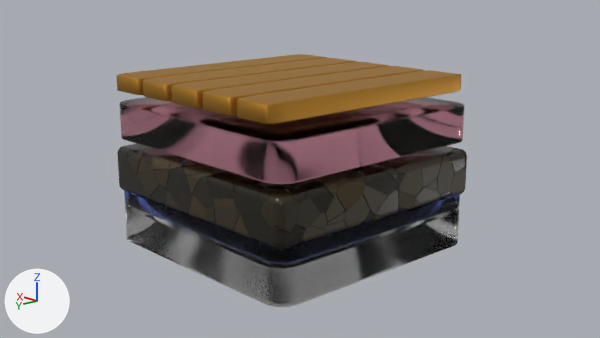
An edit to the Blender file docs/项目文档/TODO/设备堆栈.blend, drawn before and after from the same camera.
Camera for both pictures: the file's camera 'Camera'. Arrows for +X, +Y and +Z are at lower left; the lights stay in place.
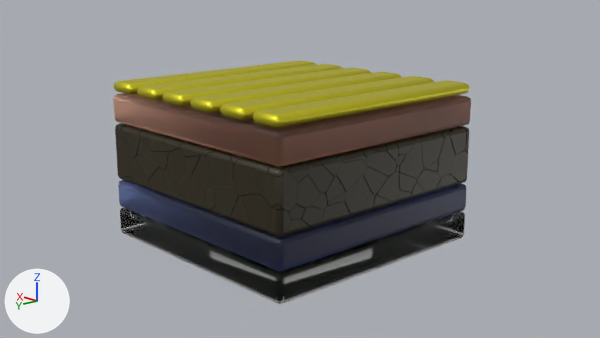
The change, as a list of edits to the scene's bpy script:
```text
Add mat_material_011:
    mat_material_011 = bpy.data.materials.new('Material.011')
    # nodes: BsdfPrincipled, Bump, HueSaturation, Mapping, OutputMaterial, TexCoord, TexVoronoi, ValToRGB
    # colours: dark blue #1b4d79, dark blue #38577c, blue #333f80
Add me_cube:
    me_cube.from_pydata(...)  # a box spanning x -1.0..1.0, y -1.0..1.0, z -0.11..0.11
    me_cube.polygons.foreach_set('use_smooth', [True] * 6)
    me_cube.materials.append(mat_material_012)  # white #e7e7e7
Remove ob_cube_006:
    ob_cube_006 = bpy.data.objects.new('Cube.006', me_cube_006)
Remove ob_cube_007:
    ob_cube_007 = bpy.data.objects.new('Cube.007', me_cube_007)
Remove ob_cube_008:
    ob_cube_008 = bpy.data.objects.new('Cube.008', me_cube_008)
Remove ob_cube_005:
    ob_cube_005 = bpy.data.objects.new('Cube.005', me_cube_015)
Change ob_cube_009:
    ob_cube_009.scale: (1.0, 1.0, 0.16) -> (1.0, 1.0, 1.0)
    ob_cube_009: bpy.data.objects.new('Cube.009', me_cube_016) -> bpy.data.objects.new('Cube.009', me_cube)
    ob_cube_009.location: (0.0, 0.0, -0.005) -> (0.0, 0.0, 0.0)
    where _m = ob_cube_009.modifiers.new('Bevel', 'BEVEL')
    _m.width: 0.16 -> 0.037
    _m.width_pct: 0.16 -> 0.037
    _m.segments: 12 -> 2
Add ob_cube_014:
    ob_cube_014 = bpy.data.objects.new('Cube.014', me_cube_019)  # a box spanning x -0.12..0.12, y -1.0..1.0, z -0.13..-0.04; in mat_material_015 (yellow #e7de36); modifiers BEVEL, ARRAY
    ob_cube_014.location = (-0.853, 0.0, 1.192)
Add ob_cube_013:
    ob_cube_013 = bpy.data.objects.new('Cube.013', me_cube_018)  # a box spanning x -1.0..1.0, y -1.0..1.0, z -0.11..0.11; in mat_material_014 (beige #e79574); modifiers BEVEL
    ob_cube_013.location = (0.0, 0.0, 0.931)
Add ob_cube_012:
    ob_cube_012 = bpy.data.objects.new('Cube.012', me_cube_017)  # a box spanning x -1.0..1.0, y -1.0..1.0, z -0.23..0.23; modifiers BEVEL
    ob_cube_012.location = (0.0, 0.0, 0.579)
Add ob_cube_011:
    ob_cube_011 = bpy.data.objects.new('Cube.011', me_cube_014)  # a box spanning x -1.0..1.0, y -1.0..1.0, z -0.11..0.11; in mat_material_013 (blue #3b509c); modifiers BEVEL
    ob_cube_011.location = (0.0, 0.0, 0.23)
```

Changed parts and their boxes [x1, y1, x2, y2] in the pictures (600 x 338 px):
'Cube.012', added
    after: [115, 123, 469, 237]
'Cube.006', deleted
    before: [117, 144, 467, 250]
'Cube.007', deleted
    before: [119, 97, 464, 184]
'Cube.008', deleted
    before: [117, 54, 461, 124]
'Cube.009', reshaped, moved, modifiers changed, rescaled
    before: [125, 205, 459, 307]
    after: [120, 207, 465, 304]
'Cube.014', added (yellow)
    after: [114, 60, 469, 128]
'Cube.013', added
    after: [113, 93, 471, 167]
'Cube.011', added (blue)
    after: [118, 180, 466, 271]
'Cube.005', deleted
    before: [124, 190, 460, 263]
